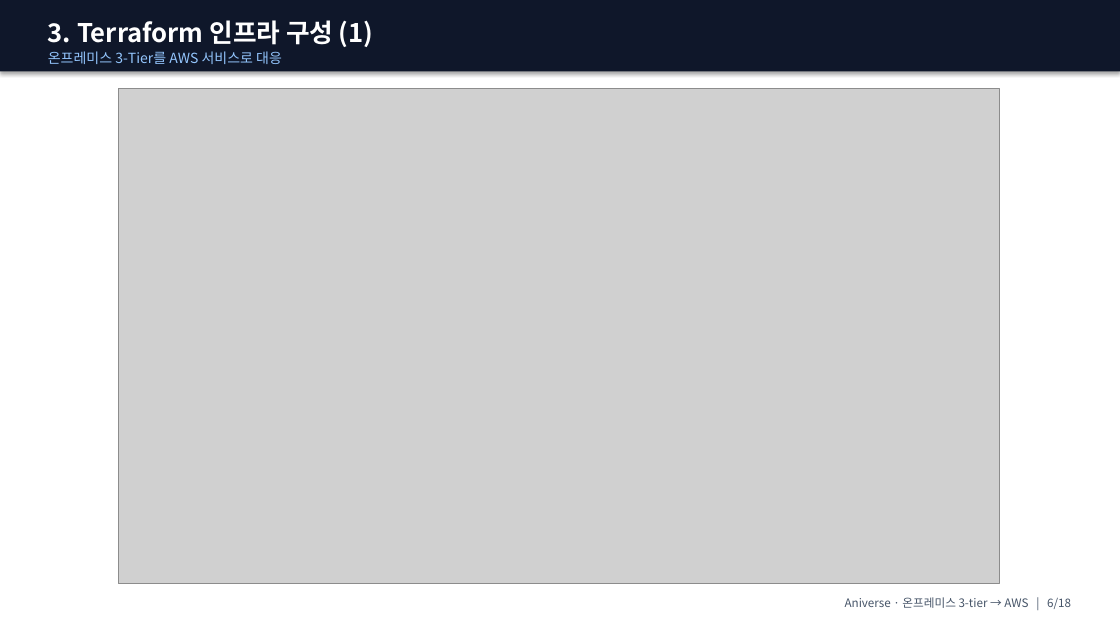
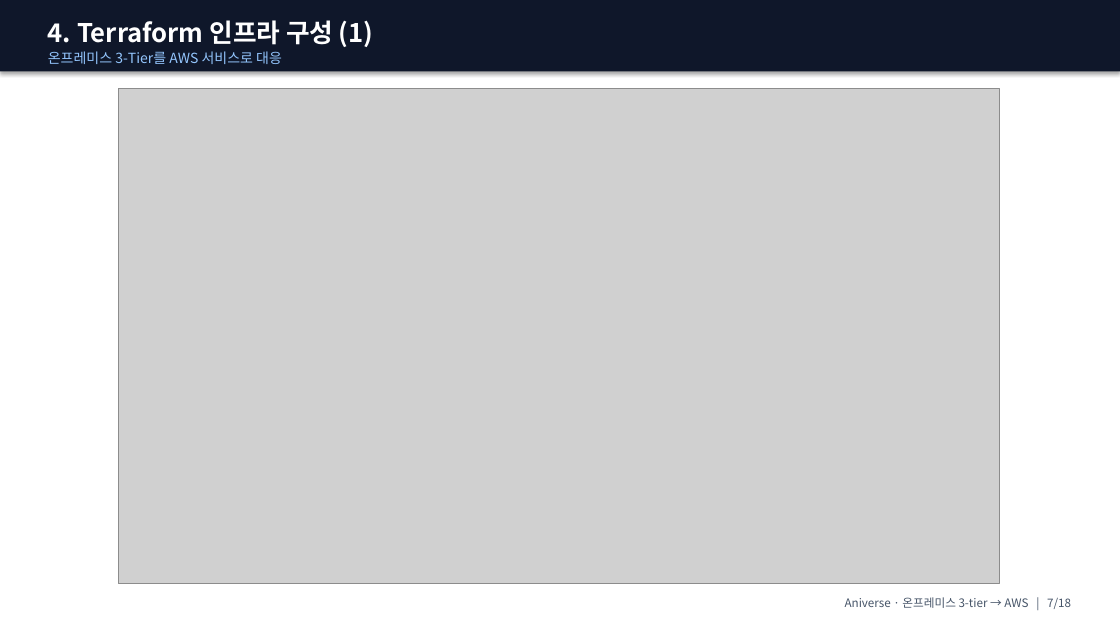
Before and after one commit to ho0215/anime-project-infra, a slide deck: slide 7 of docs/presentation/ppt/Aniverse_발표_강사용.pptx (slide 6 before the commit). Drawn at 1120x630 pixels with LibreOffice and Linux fonts; fonts in the diff are those of the drawing; grey boxes stand for pictures. Boxes give left, top, right and bottom in pixels: in the first picture for what was removed or moved away, otherwise in the second. Text is boxed around its words. In the diff, an @@ line names an element or a change of style, - is before the commit and + after.

```diff
--- a/docs/presentation/ppt/Aniverse_발표_강사용.pptx
+++ b/docs/presentation/ppt/Aniverse_발표_강사용.pptx
@@ text at [48,20,373,47]: text changed @@
-3. Terraform 인프라 구성 (1)
+4. Terraform 인프라 구성 (1)
@@ text at [845,597,1071,609]: text changed @@
-Aniverse · 온프레미스 3-tier → AWS | 6/18
+Aniverse · 온프레미스 3-tier → AWS | 7/18
```
Also in this commit, not shown: 12 other slides changed, 7 other files.
